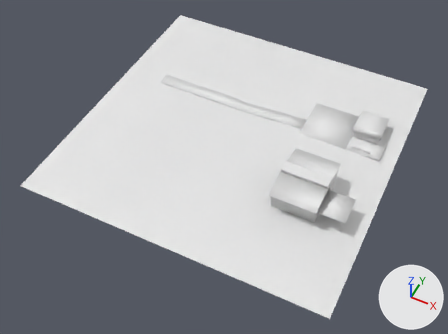
The Blender file models/blender/surface_with_r_city.blend, before and after one commit.
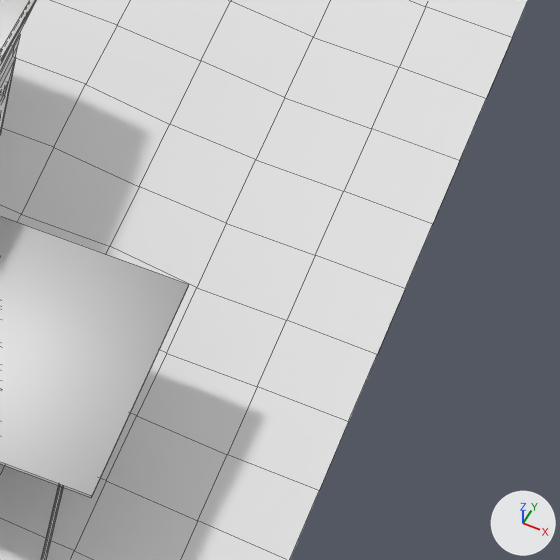
Old and new are each drawn whole from a camera (50 mm lens) standing at (4.83, -10.53, 11.63) and looking at (0.02, -0.92, -0.38) and again close up on the part from 75% to 89% of the width and 50% to 69% of the height. The lights are fixed; the arrows at lower right show +X, +Y and +Z. The close-ups show mesh edges as thin lines. Materials are left out; every surface is plain grey.
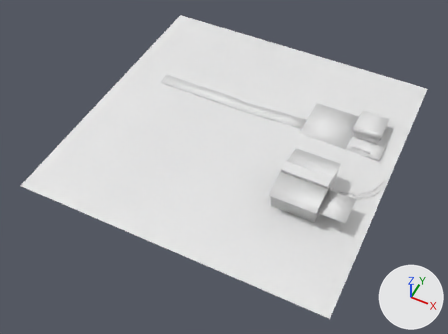
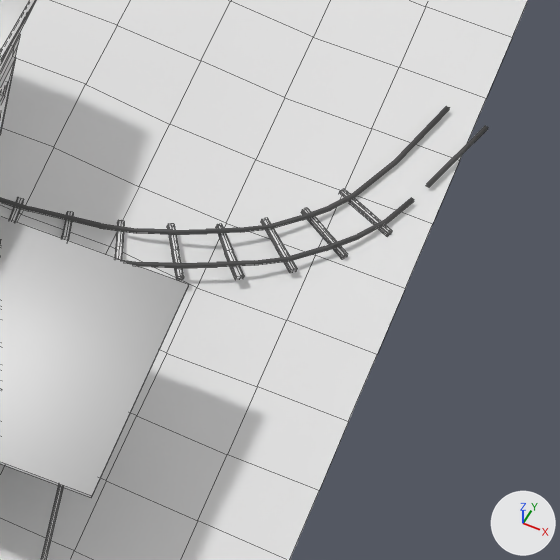
The edits, one by one:
me_plane is used by ob_plane; location (0.0, 0.0, 0.0).
me_plane had 1877 vertices, 1707 faces and spanned x -4.0..4.0, y -4.0..4.0, z -0.08..0.81.
me_plane now has 2961 vertices, 2744 faces and spans x -4.0..4.04, y -4.0..4.0, z -0.08..0.81.
me_plane part 1: 1084 vertices added at x 2.83..4.04, y -0.89..0.15, z 0.0..0.07.

Changed parts and their boxes [x1, y1, x2, y2] in the close-ups (560 x 560 px):
part 1 of me_plane, added
    after: [0, 106, 488, 280]
